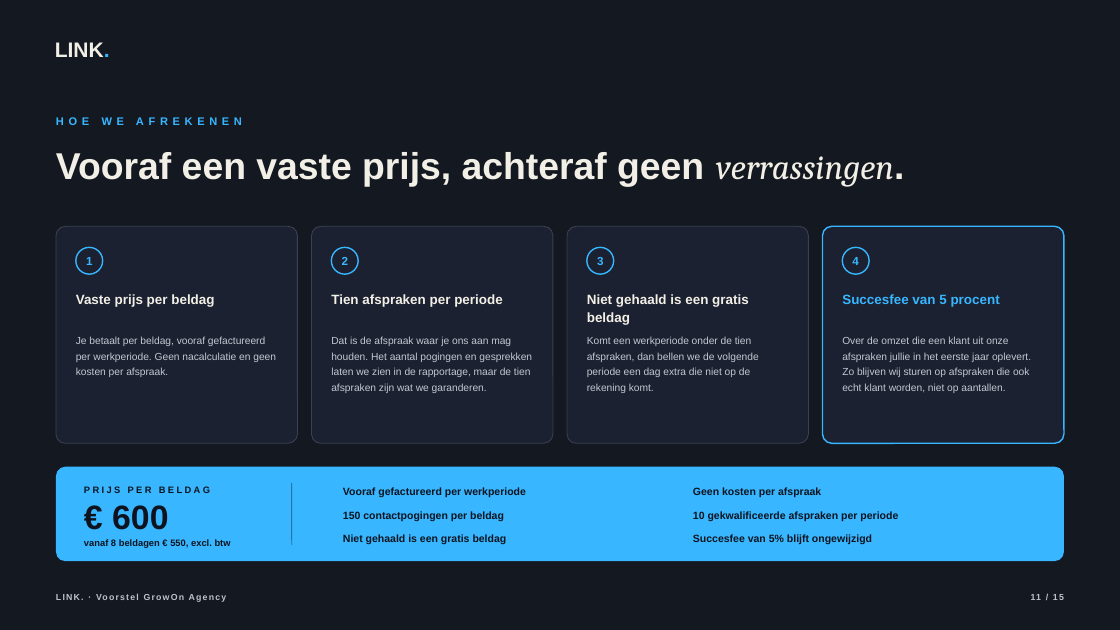
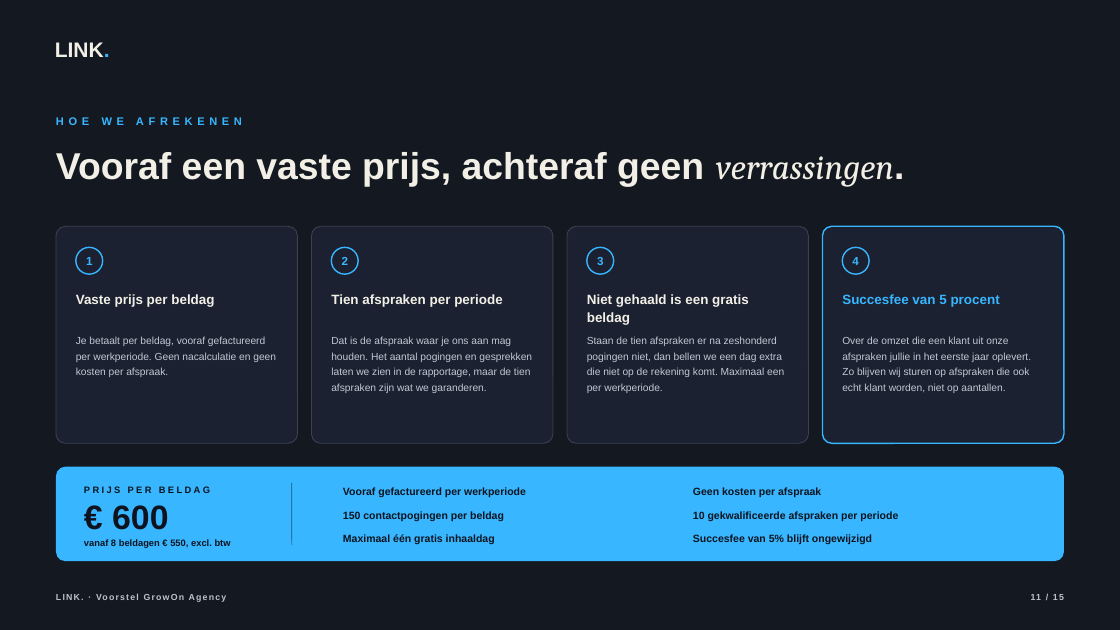
Before and after one commit to hens-lang/Test, a slide deck: slide 11 of output/LINK. voorstel GrowOn Agency.pptx. Drawn at 1120x630 pixels with LibreOffice and Linux fonts; fonts in the diff are those of the drawing; background and template pictures are left out. Boxes give left, top, right and bottom in pixels: in the first picture for what was removed or moved away, otherwise in the second. Text is boxed around its words. In the diff, an @@ line names an element or a change of style, - is before the commit and + after.

```diff
--- a/output/LINK. voorstel GrowOn Agency.pptx
+++ b/output/LINK. voorstel GrowOn Agency.pptx
@@ text at (587, 336, 784, 393): text changed @@
-Komt een werkperiode onder de tien afspraken, dan bellen we de volgende periode een dag extra die niet op de rekening komt.
+Staan de tien afspraken er na zeshonderd pogingen niet, dan bellen we een dag extra die niet op de rekening komt. Maximaal een per werkperiode.
@@ text at (343, 534, 495, 544): text changed @@
-Niet gehaald is een gratis beldag
+Maximaal één gratis inhaaldag
```
Also in this commit, not shown: 2 other slides changed, 6 other files.
